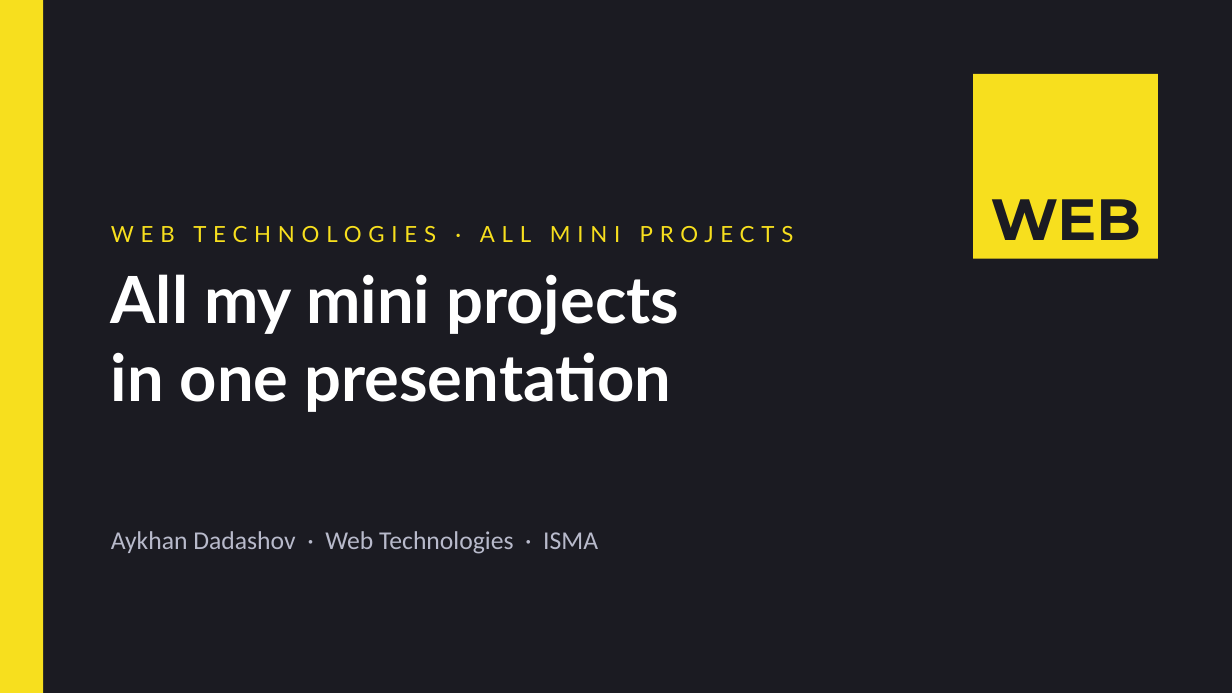
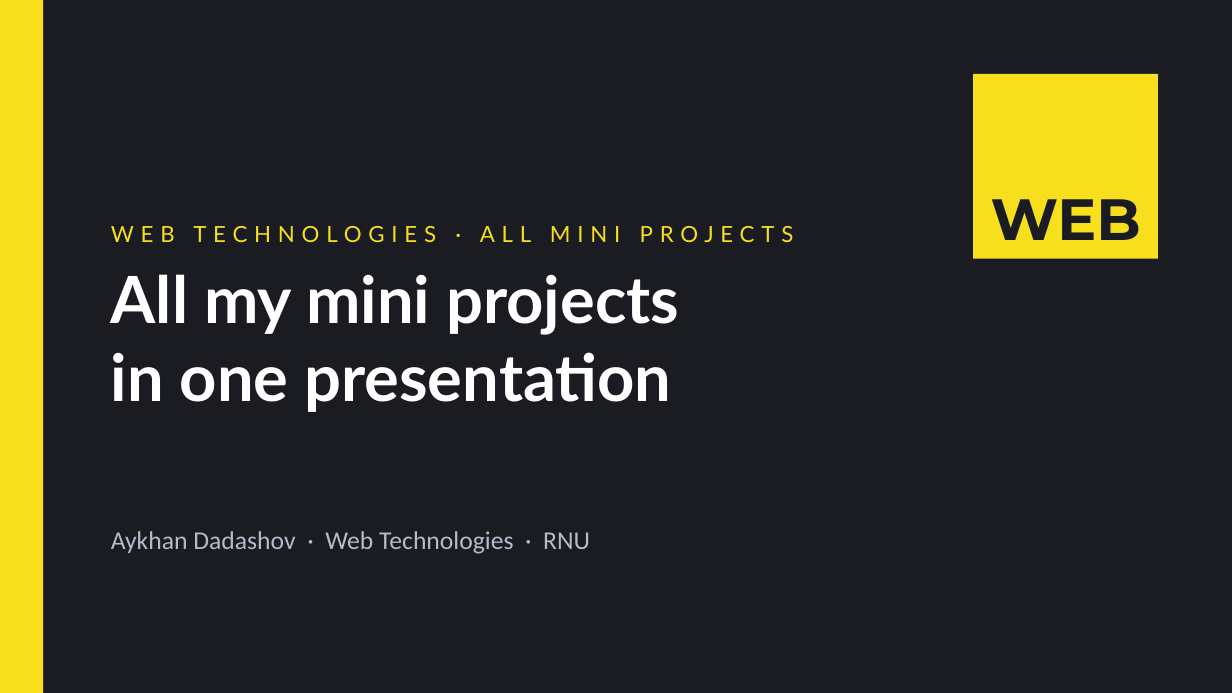
Before and after one commit to Ayxan1110/Ayxan1110.github.io, a slide deck: slide 1 of presentations/all-mini-projects.pptx. Drawn at 1232x693 pixels with LibreOffice and Linux fonts; fonts in the diff are those of the drawing. Boxes give left, top, right and bottom in pixels: in the first picture for what was removed or moved away, otherwise in the second. Text is boxed around its words. In the diff, an @@ line names an element or a change of style, - is before the commit and + after.

Commit message:
Rename ISMA to RNU (Riga Nordic University)

```diff
--- a/presentations/all-mini-projects.pptx
+++ b/presentations/all-mini-projects.pptx
@@ text at [111,531,590,554]: text changed @@
-Aykhan Dadashov · Web Technologies · ISMA
+Aykhan Dadashov · Web Technologies · RNU
```
Also in this commit, not shown: 8 other files.
